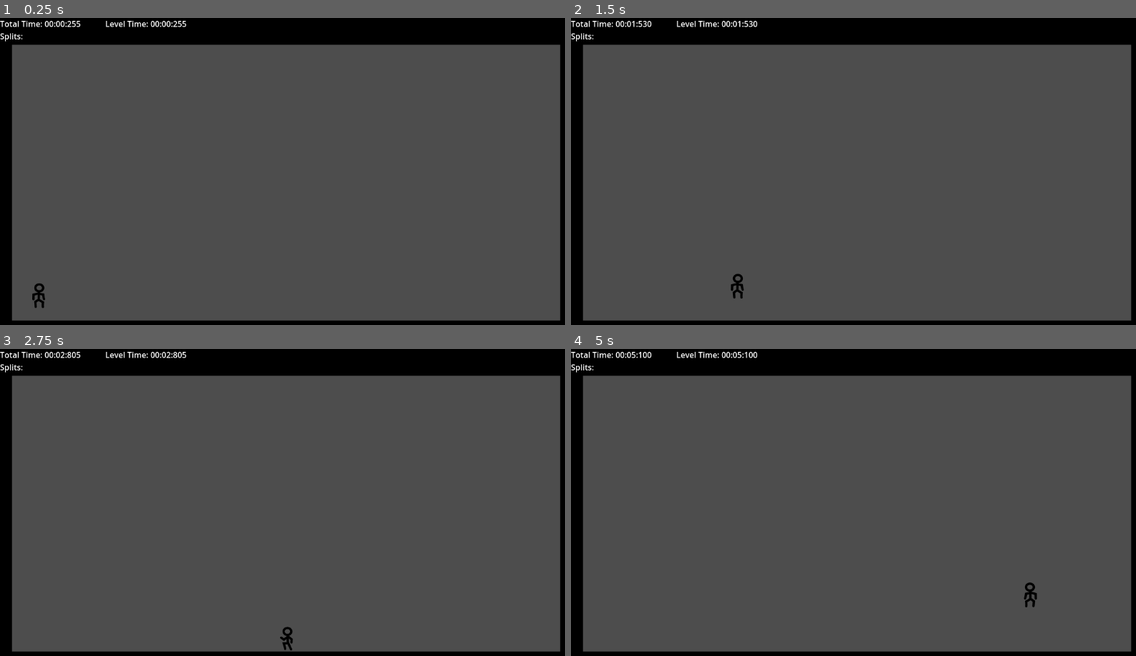
Above: before the commit, frames 1-4 (two rows, left to right).
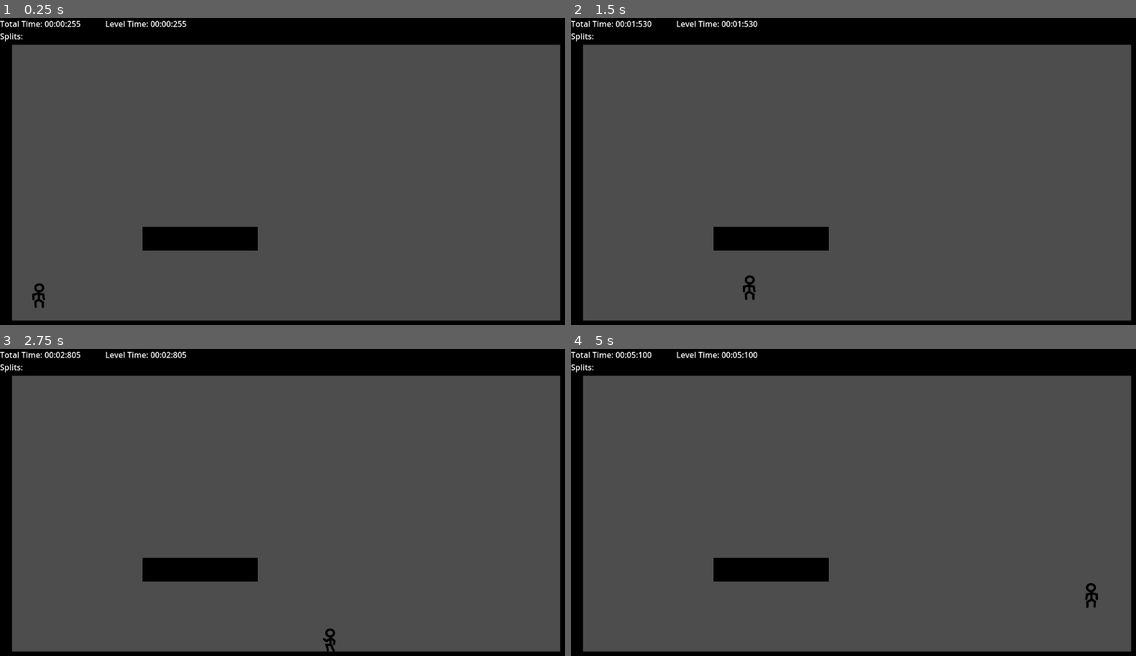
Above: after the commit, the same moments.

Repository: KarumGhag/Mr-Stickyhead-remastered-remake
Game: Godot game, scene res://scences/Levels/LevelDefault.tscn
The game is run twice, just before and just after one commit, with the same random seed, the same clock (stepped at 60 frames per second) and the same inputs. This scene is started directly instead of the project's main scene.
Inputs:
- Up to frame 1 (0.25 s): no input
- Up to frame 2 (1.5 s): hold D (right) from 0.53 s (still down); tap W (jump) at 0.77 s
- Up to frame 3 (2.75 s): tap W (jump) at 1.52 s; release D (right) at 2.03 s; hold A (left) from 2.03 s (still down)
- Up to frame 4 (5 s): release A (left) at 2.78 s; hold D (right) 2.78-4.28 s; tap W (jump) at 3.02, 3.77, 4.52 s; hold A (left) from 4.28 s (still down)

The runs differ from the first frame. In frame 1, 1.6% of the frame differs, in the area x 25-46%, y 68-76%; in frame 2, 1.8%; in frame 3, 1.7%; in frame 4, 1.8%, in the area x 25-94%, y 68-85%.

Commit message:
new levels

Diff:
--- a/scences/Levels/LevelDefault.tscn
+++ b/scences/Levels/LevelDefault.tscn
@@ -14,6 +14,9 @@
 
 [node name="Player" parent="." instance=ExtResource("2_v4knn")]
 position = Vector2(46, 571)
+
+[node name="Flag" parent="." instance=ExtResource("5_h8xid")]
+position = Vector2(106, 777)
 
 [node name="Walls" type="Node" parent="."]
 
@@ -37,13 +40,16 @@
 
 [node name="Bounces" type="Node" parent="."]
 
+[node name="bounce pad" parent="Bounces" instance=ExtResource("4_uv5bo")]
+position = Vector2(294, 788)
+
+[node name="Floor" type="Node" parent="."]
+
+[node name="LevelCreator5" parent="Floor" instance=ExtResource("3_3xh12")]
+position = Vector2(403, 445)
+scale = Vector2(12.2237, 2.5)
+
 [node name="Spikes" type="Node" parent="."]
 
 [node name="Spikes" parent="Spikes" instance=ExtResource("4_vkcfe")]
 position = Vector2(444, 806)
-
-[node name="Flag" parent="." instance=ExtResource("5_h8xid")]
-position = Vector2(106, 777)
-
-[node name="bounce pad" parent="." instance=ExtResource("4_uv5bo")]
-position = Vector2(294, 788)
--- a/scences/Levels/level_2.tscn
+++ b/scences/Levels/level_2.tscn
@@ -56,7 +56,7 @@
 position = Vector2(140, 583)
 
 [node name="bounce pad2" parent="Bounces" instance=ExtResource("2_1w670")]
-position = Vector2(340, 353)
+position = Vector2(261, 351)
 
 [node name="Spikes" type="Node" parent="."]
 
--- /dev/null
+++ b/scences/Levels/level_4.tscn
@@ -0,0 +1,157 @@
+[gd_scene load_steps=6 format=3 uid="uid://c87qw4pd600he"]
+
+[ext_resource type="PackedScene" uid="uid://0uetm0qvivg1" path="res://scences/spawn_point.tscn" id="1_ul1sm"]
+[ext_resource type="PackedScene" uid="uid://cw1ck5107083a" path="res://scences/player.tscn" id="2_p8ss1"]
+[ext_resource type="PackedScene" uid="uid://bxaiavlxnib70" path="res://scences/objects/flag.tscn" id="3_oboxx"]
+[ext_resource type="PackedScene" uid="uid://cbqhhnvy7d76v" path="res://scences/Levels/level_creator.tscn" id="4_4r5lb"]
+[ext_resource type="PackedScene" uid="uid://h48gs52i84ga" path="res://scences/objects/spikes.tscn" id="6_sk0sw"]
+
+[node name="level_4" type="Node2D"]
+
+[node name="SpawnPoint" parent="." instance=ExtResource("1_ul1sm")]
+position = Vector2(90, 415)
+
+[node name="Player" parent="." instance=ExtResource("2_p8ss1")]
+position = Vector2(35, 446)
+
+[node name="Flag" parent="." instance=ExtResource("3_oboxx")]
+position = Vector2(1087, 84)
+
+[node name="Walls" type="Node" parent="."]
+
+[node name="LevelCreator" parent="Walls" instance=ExtResource("4_4r5lb")]
+position = Vector2(572.5, 633.551)
+scale = Vector2(61.1842, 2.5)
+
+[node name="LevelCreator2" parent="Walls" instance=ExtResource("4_4r5lb")]
+position = Vector2(570.75, 16.0256)
+scale = Vector2(61.1842, 3.9973)
+
+[node name="LevelCreator3" parent="Walls" instance=ExtResource("4_4r5lb")]
+position = Vector2(0.749985, 317.788)
+rotation = 1.5708
+scale = Vector2(35.7571, 2.5)
+
+[node name="LevelCreator4" parent="Walls" instance=ExtResource("4_4r5lb")]
+position = Vector2(1151.75, 317.695)
+rotation = 1.5708
+scale = Vector2(35.7573, 2.5)
+
+[node name="Floor" type="Node" parent="."]
+
+[node name="LevelCreator5" parent="Floor" instance=ExtResource("4_4r5lb")]
+position = Vector2(89.9374, 509.813)
+scale = Vector2(5.05922, 0.967105)
+
+[node name="LevelCreator6" parent="Floor" instance=ExtResource("4_4r5lb")]
+position = Vector2(371, 404)
+scale = Vector2(5.05922, 0.967105)
+
+[node name="LevelCreator7" parent="Floor" instance=ExtResource("4_4r5lb")]
+position = Vector2(603, 285)
+scale = Vector2(5.05922, 0.967105)
+
+[node name="LevelCreator9" parent="Floor" instance=ExtResource("4_4r5lb")]
+position = Vector2(122, 237.406)
+scale = Vector2(5.05922, 1.53618)
+
+[node name="LevelCreator10" parent="Floor" instance=ExtResource("4_4r5lb")]
+position = Vector2(335, 241)
+scale = Vector2(5.05922, 0.967105)
+
+[node name="LevelCreator8" parent="Floor" instance=ExtResource("4_4r5lb")]
+position = Vector2(737, 113)
+scale = Vector2(42.5263, 0.967105)
+
+[node name="Spikes" type="Node" parent="."]
+
+[node name="Spikes" parent="Spikes" instance=ExtResource("6_sk0sw")]
+position = Vector2(54, 594)
+
+[node name="Spikes2" parent="Spikes" instance=ExtResource("6_sk0sw")]
+position = Vector2(105, 593)
+
+[node name="Spikes3" parent="Spikes" instance=ExtResource("6_sk0sw")]
+position = Vector2(219, 594)
+
+[node name="Spikes4" parent="Spikes" instance=ExtResource("6_sk0sw")]
+position = Vector2(324, 597)
+
+[node name="Spikes5" parent="Spikes" instance=ExtResource("6_sk0sw")]
+position = Vector2(426, 596)
+
+[node name="Spikes6" parent="Spikes" instance=ExtResource("6_sk0sw")]
+position = Vector2(541, 600)
+
+[node name="Spikes7" parent="Spikes" instance=ExtResource("6_sk0sw")]
+position = Vector2(672, 595)
+
+[node name="Spikes8" parent="Spikes" instance=ExtResource("6_sk0sw")]
+position = Vector2(815, 601)
+
+[node name="Spikes9" parent="Spikes" instance=ExtResource("6_sk0sw")]
+position = Vector2(978, 598)
+
+[node name="Spikes10" parent="Spikes" instance=ExtResource("6_sk0sw")]
+position = Vector2(1064, 599)
+rotation = -0.00711993
+
+[node name="Spikes11" parent="Spikes" instance=ExtResource("6_sk0sw")]
+position = Vector2(895, 602)
+rotation = -0.00711993
+
+[node name="Spikes12" parent="Spikes" instance=ExtResource("6_sk0sw")]
+position = Vector2(742, 600)
+rotation = -0.00711993
+
+[node name="Spikes13" parent="Spikes" instance=ExtResource("6_sk0sw")]
+position = Vector2(591, 612)
+rotation = -0.00711993
+
+[node name="Spikes15" parent="Spikes" instance=ExtResource("6_sk0sw")]
+position = Vector2(529, 133)
+rotation = -3.14159
+
+[node name="Spikes16" parent="Spikes" instance=ExtResource("6_sk0sw")]
+position = Vector2(601, 133)
+rotation = -3.14159
+
+[node name="Spikes17" parent="Spikes" instance=ExtResource("6_sk0sw")]
+position = Vector2(690, 133)
+rotation = -3.14159
+
+[node name="Spikes18" parent="Spikes" instance=ExtResource("6_sk0sw")]
+position = Vector2(806, 133)
+rotation = -3.14159
+
+[node name="Spikes19" parent="Spikes" instance=ExtResource("6_sk0sw")]
+position = Vector2(905, 137)
+rotation = -3.14159
+
+[node name="Spikes20" parent="Spikes" instance=ExtResource("6_sk0sw")]
+position = Vector2(994, 133)
+rotation = -3.14159
+
+[node name="Spikes21" parent="Spikes" instance=ExtResource("6_sk0sw")]
+position = Vector2(1097, 128)
+rotation = -3.14159
+
+[node name="Spikes22" parent="Spikes" instance=ExtResource("6_sk0sw")]
+position = Vector2(488, 129)
+rotation = -3.14159
+
+[node name="Spikes23" parent="Spikes" instance=ExtResource("6_sk0sw")]
+position = Vector2(382, 41)
+rotation = -3.14159
+
+[node name="Spikes24" parent="Spikes" instance=ExtResource("6_sk0sw")]
+position = Vector2(546, 40)
+rotation = -3.14159
+
+[node name="Spikes25" parent="Spikes" instance=ExtResource("6_sk0sw")]
+position = Vector2(697, 41)
+rotation = -3.14159
+
+[node name="Spikes14" parent="Spikes" instance=ExtResource("6_sk0sw")]
+position = Vector2(492, 599)
+rotation = -0.00711993
--- /dev/null
+++ b/scences/Levels/level_5.tscn
@@ -0,0 +1,97 @@
+[gd_scene load_steps=7 format=3 uid="uid://eqoahkrokq2"]
+
+[ext_resource type="PackedScene" uid="uid://0uetm0qvivg1" path="res://scences/spawn_point.tscn" id="1_l8swe"]
+[ext_resource type="PackedScene" uid="uid://cw1ck5107083a" path="res://scences/player.tscn" id="2_oo8es"]
+[ext_resource type="PackedScene" uid="uid://bxaiavlxnib70" path="res://scences/objects/flag.tscn" id="3_shyfp"]
+[ext_resource type="PackedScene" uid="uid://cbqhhnvy7d76v" path="res://scences/Levels/level_creator.tscn" id="4_3su1c"]
+[ext_resource type="PackedScene" uid="uid://iw3e4f4utkm2" path="res://scences/objects/bounce_pad.tscn" id="5_kcw76"]
+[ext_resource type="PackedScene" uid="uid://h48gs52i84ga" path="res://scences/objects/spikes.tscn" id="6_f8xro"]
+
+[node name="level_5" type="Node2D"]
+
+[node name="SpawnPoint" parent="." instance=ExtResource("1_l8swe")]
+position = Vector2(99, 141)
+
+[node name="Player" parent="." instance=ExtResource("2_oo8es")]
+position = Vector2(46, 571)
+
+[node name="Flag" parent="." instance=ExtResource("3_shyfp")]
+position = Vector2(1072, 88)
+
+[node name="Walls" type="Node" parent="."]
+
+[node name="LevelCreator" parent="Walls" instance=ExtResource("4_3su1c")]
+position = Vector2(572.5, 633.551)
+scale = Vector2(61.1842, 2.5)
+
+[node name="LevelCreator2" parent="Walls" instance=ExtResource("4_3su1c")]
+position = Vector2(570.75, 16.0256)
+scale = Vector2(61.1842, 3.9973)
+
+[node name="LevelCreator3" parent="Walls" instance=ExtResource("4_3su1c")]
+position = Vector2(0.749985, 317.788)
+rotation = 1.5708
+scale = Vector2(35.7571, 2.5)
+
+[node name="LevelCreator4" parent="Walls" instance=ExtResource("4_3su1c")]
+position = Vector2(1151.75, 317.695)
+rotation = 1.5708
+scale = Vector2(35.7573, 2.5)
+
+[node name="Bounces" type="Node" parent="."]
+
+[node name="bounce pad" parent="Bounces" instance=ExtResource("5_kcw76")]
+position = Vector2(180, 588)
+
+[node name="bounce pad2" parent="Bounces" instance=ExtResource("5_kcw76")]
+position = Vector2(634, 284)
+
+[node name="Floor" type="Node" parent="."]
+
+[node name="LevelCreator5" parent="Floor" instance=ExtResource("4_3su1c")]
+position = Vector2(162, 225.066)
+rotation = 1.57079
+scale = Vector2(22.1521, 1.97368)
+
+[node name="LevelCreator6" parent="Floor" instance=ExtResource("4_3su1c")]
+position = Vector2(420, 487)
+scale = Vector2(4.65499, 0.828948)
+
+[node name="LevelCreator7" parent="Floor" instance=ExtResource("4_3su1c")]
+position = Vector2(596.611, 306)
+scale = Vector2(9.11697, 0.828948)
+
+[node name="LevelCreator8" parent="Floor" instance=ExtResource("4_3su1c")]
+position = Vector2(986.111, 115)
+scale = Vector2(16.6433, 0.828948)
+
+[node name="Spikes" type="Node" parent="."]
+
+[node name="Spikes" parent="Spikes" instance=ExtResource("6_f8xro")]
+position = Vector2(45, 600)
+
+[node name="Spikes2" parent="Spikes" instance=ExtResource("6_f8xro")]
+position = Vector2(78, 600)
+
+[node name="Spikes3" parent="Spikes" instance=ExtResource("6_f8xro")]
+position = Vector2(108, 600)
+
+[node name="Spikes4" parent="Spikes" instance=ExtResource("6_f8xro")]
+position = Vector2(144, 401)
+rotation = -1.57079
+
+[node name="Spikes5" parent="Spikes" instance=ExtResource("6_f8xro")]
+position = Vector2(234, 62)
+rotation = -3.14159
+
+[node name="Spikes6" parent="Spikes" instance=ExtResource("6_f8xro")]
+position = Vector2(292, 62)
+rotation = -3.14159
+
+[node name="Spikes7" parent="Spikes" instance=ExtResource("6_f8xro")]
+position = Vector2(342, 62)
+rotation = -3.14159
+
+[node name="Spikes8" parent="Spikes" instance=ExtResource("6_f8xro")]
+position = Vector2(874, 44)
+rotation = -3.14159
--- a/scences/player.tscn
+++ b/scences/player.tscn
@@ -76,14 +76,15 @@
 }]
 
 [sub_resource type="CapsuleShape2D" id="CapsuleShape2D_nnfxe"]
-height = 52.0
+height = 46.0
 
 [node name="Player" type="CharacterBody2D" node_paths=PackedStringArray("stickTimer")]
 script = ExtResource("1_0n1p7")
-speed = 350.0
+speed = 400.0
 acceleration = 13.0
 stickTime = 0.5
 stickTimer = NodePath("StickTimer")
+cayoteMaxTime = 0.2
 
 [node name="PlayerAnimations" type="AnimatedSprite2D" parent="." node_paths=PackedStringArray("player")]
 sprite_frames = SubResource("SpriteFrames_6m18u")
--- a/scripts/player/Player.gd
+++ b/scripts/player/Player.gd
@@ -85,7 +85,7 @@
 		velocity.y = jumpPower - (abs(velocity.x) / 10)
 
 
-
+	print(canCayote)
 	if velocity.y < 0 and Input.is_action_just_released("jump"):
 		velocity.y /= 1.5
 
